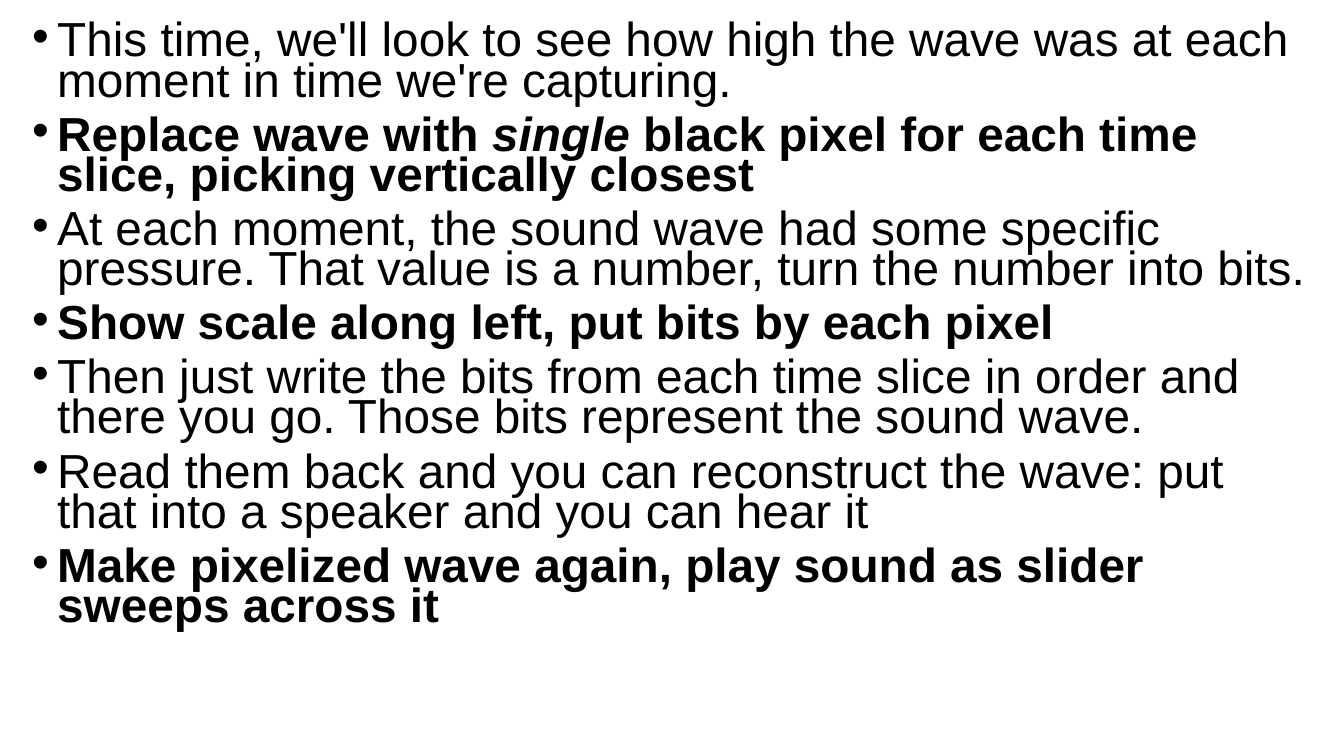
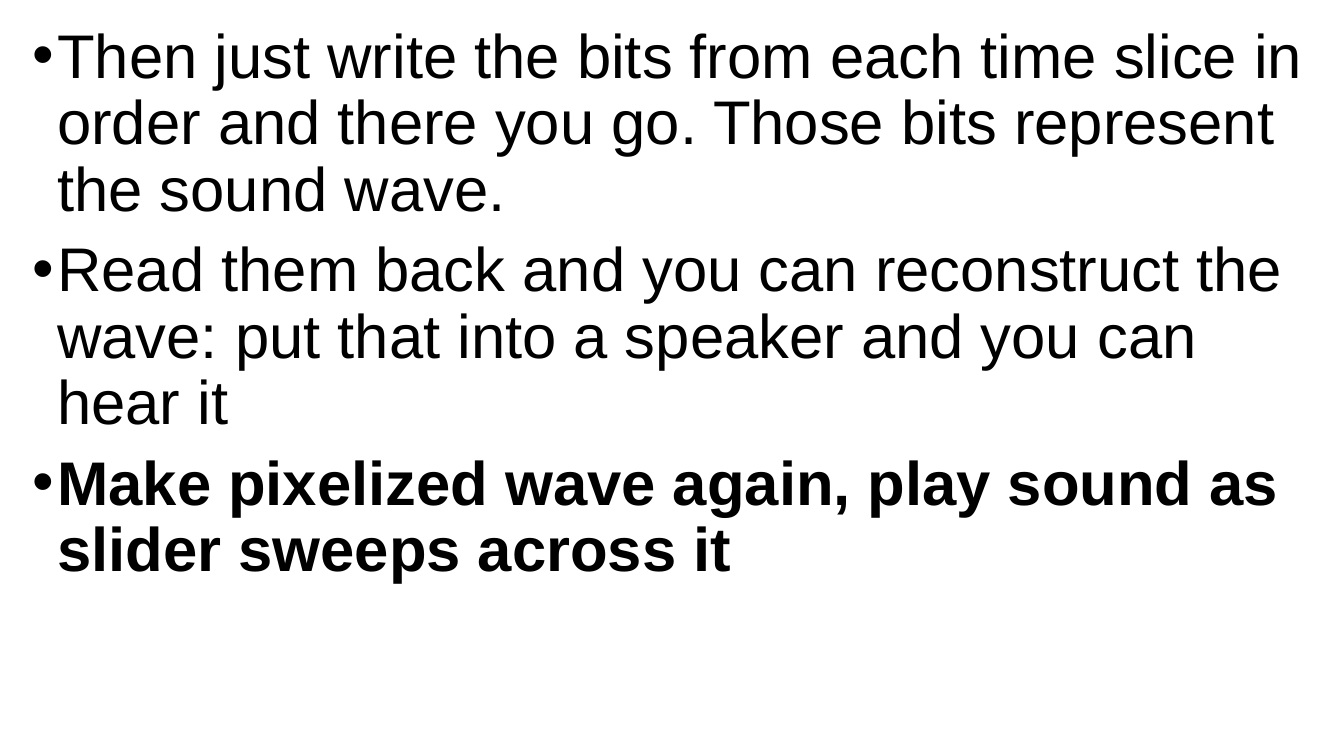
Before and after one commit to grimmelm/ctech404, a slide deck: slide 64 of ctech401/CTECH401_Combined-Slides.pptx (slide 61 before the commit). Drawn at 1344x756 pixels with LibreOffice and Linux fonts; fonts in the diff are those of the drawing. Boxes give left, top, right and bottom in pixels: in the first picture for what was removed or moved away, otherwise in the second. Text is boxed around its words. In the diff, an @@ line names an element or a change of style, - is before the commit and + after.

```diff
--- a/ctech401/CTECH401_Combined-Slides.pptx
+++ b/ctech401/CTECH401_Combined-Slides.pptx
@@ text "Then just write the bits ..." at (x1=57, y1=33, x2=1302, y2=583): size 34.1 to 44 pt; line spacing 0.7 to 0.9 @@
@@ text at (x1=57, y1=21, x2=1304, y2=348): paragraphs removed @@
-• This time, we'll look to see how high the wave was at each moment in time we're capturing.
-• Replace wave with single black pixel for each time slice, picking vertically closest
-• At each moment, the sound wave had some specific pressure. That value is a number, turn the number into bits.
-• Show scale along left, put bits by each pixel
```
Also in this commit, not shown: 16 other slides changed, 4 slides added, 1 other file.
